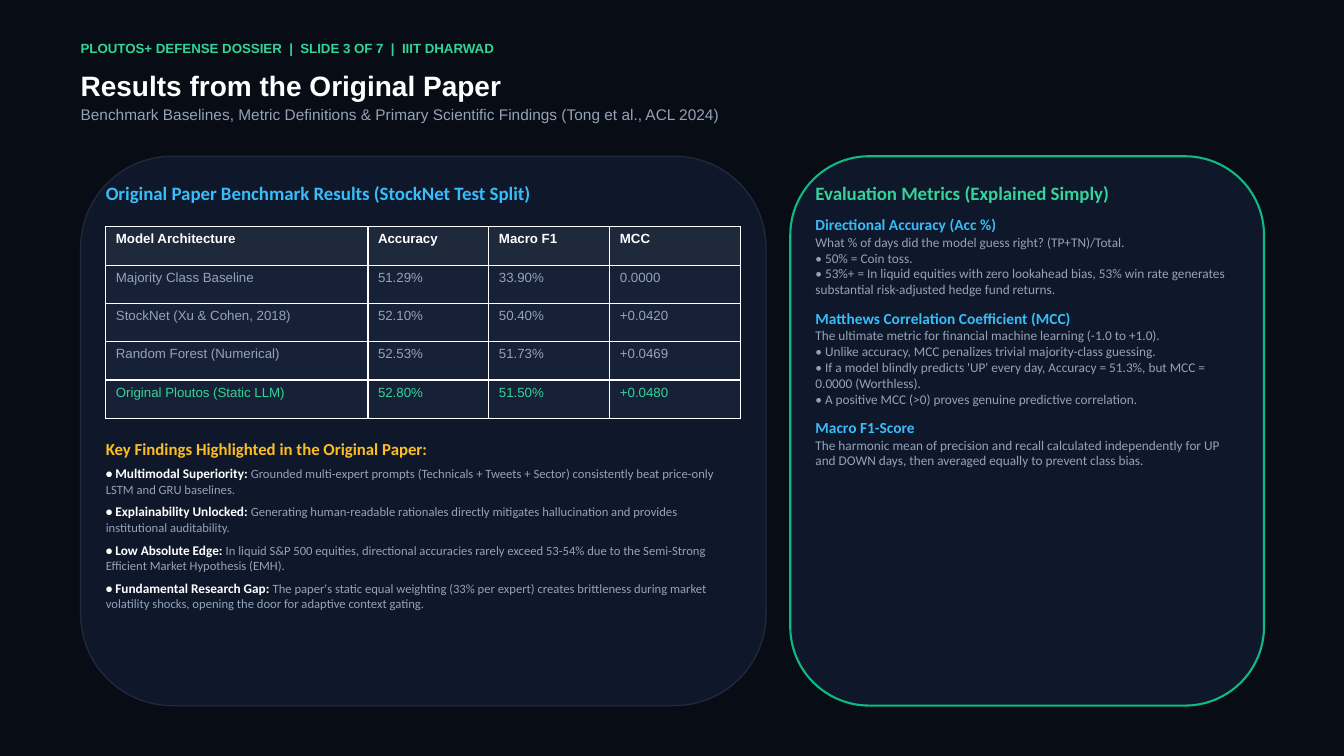
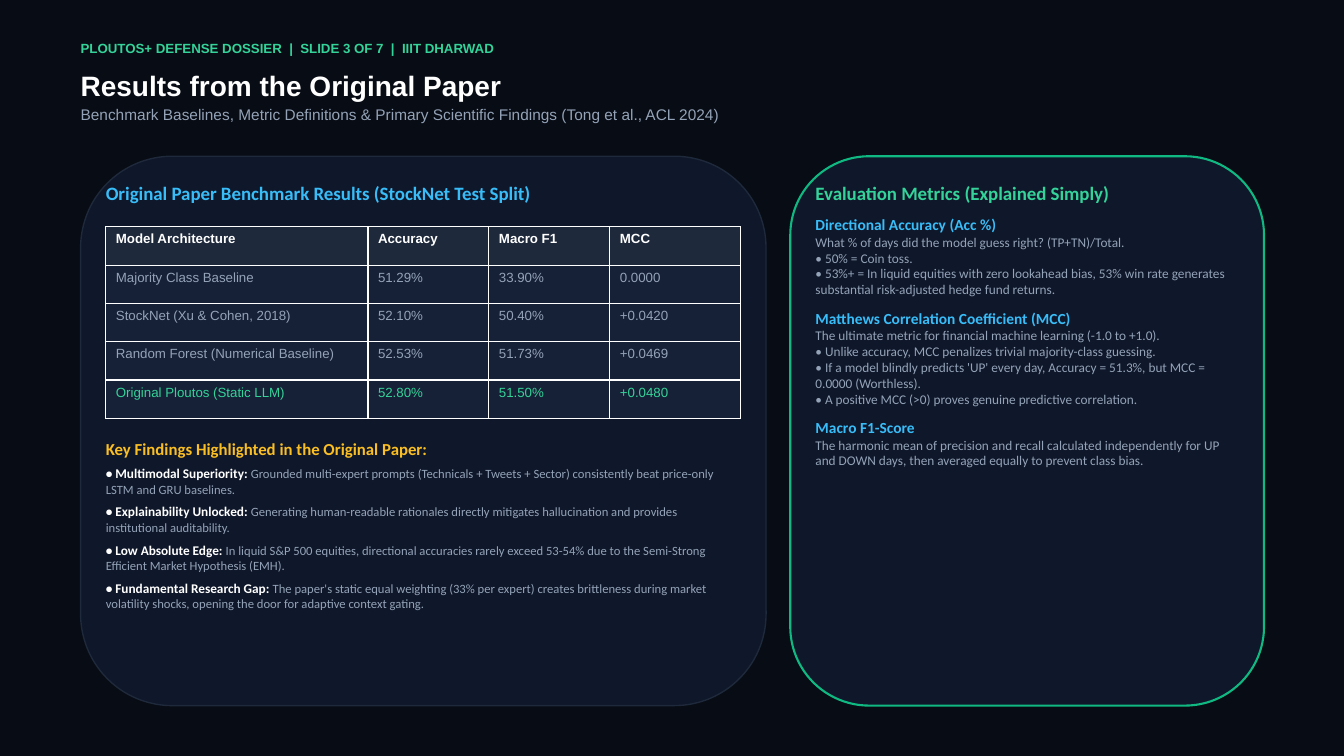
Before and after one commit to rishikesh170106-boop/LLM-FOR-FINANCE-pluotos-, a slide deck: slide 3 of results/Ploutos_Plus_Presentation.pptx. Drawn at 1344x756 pixels with LibreOffice and Linux fonts; fonts in the diff are those of the drawing. Boxes give left, top, right and bottom in pixels: in the first picture for what was removed or moved away, otherwise in the second. Text is boxed around its words. In the diff, an @@ line names an element or a change of style, - is before the commit and + after.

```diff
--- a/results/Ploutos_Plus_Presentation.pptx
+++ b/results/Ploutos_Plus_Presentation.pptx
@@ table at [106, 227, 741, 418] @@
-row 4, column 1: Random Forest (Numerical)
+row 4, column 1: Random Forest (Numerical Baseline)
```
Also in this commit, not shown: 3 other slides changed, 6 other files.
